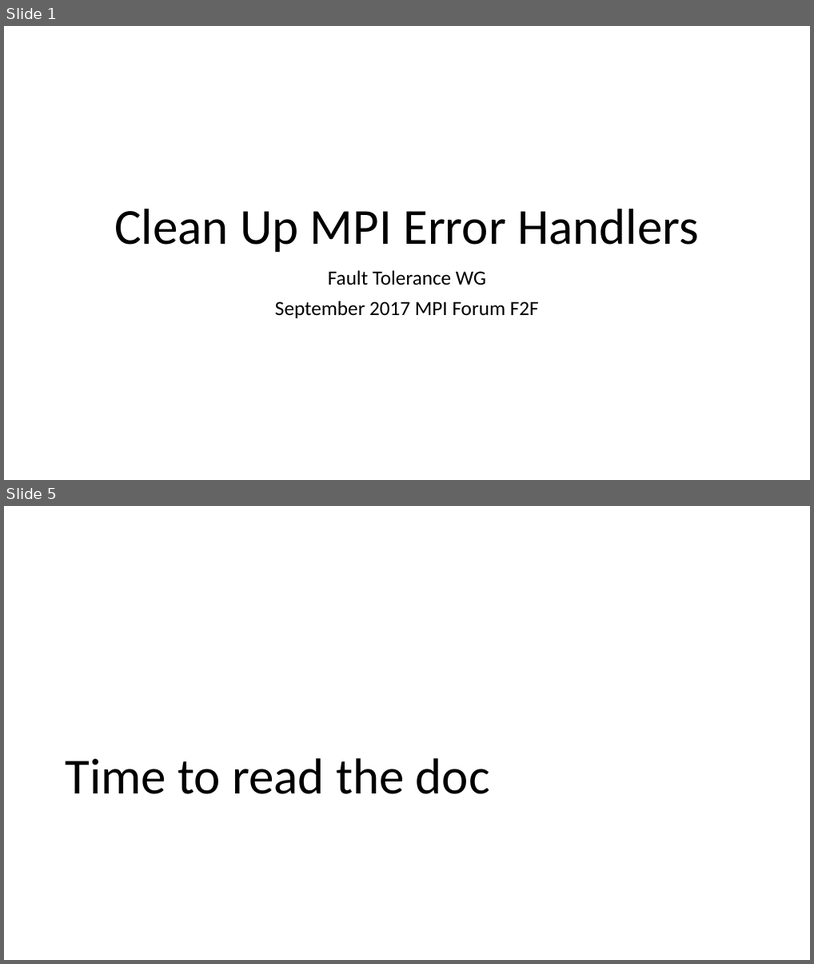
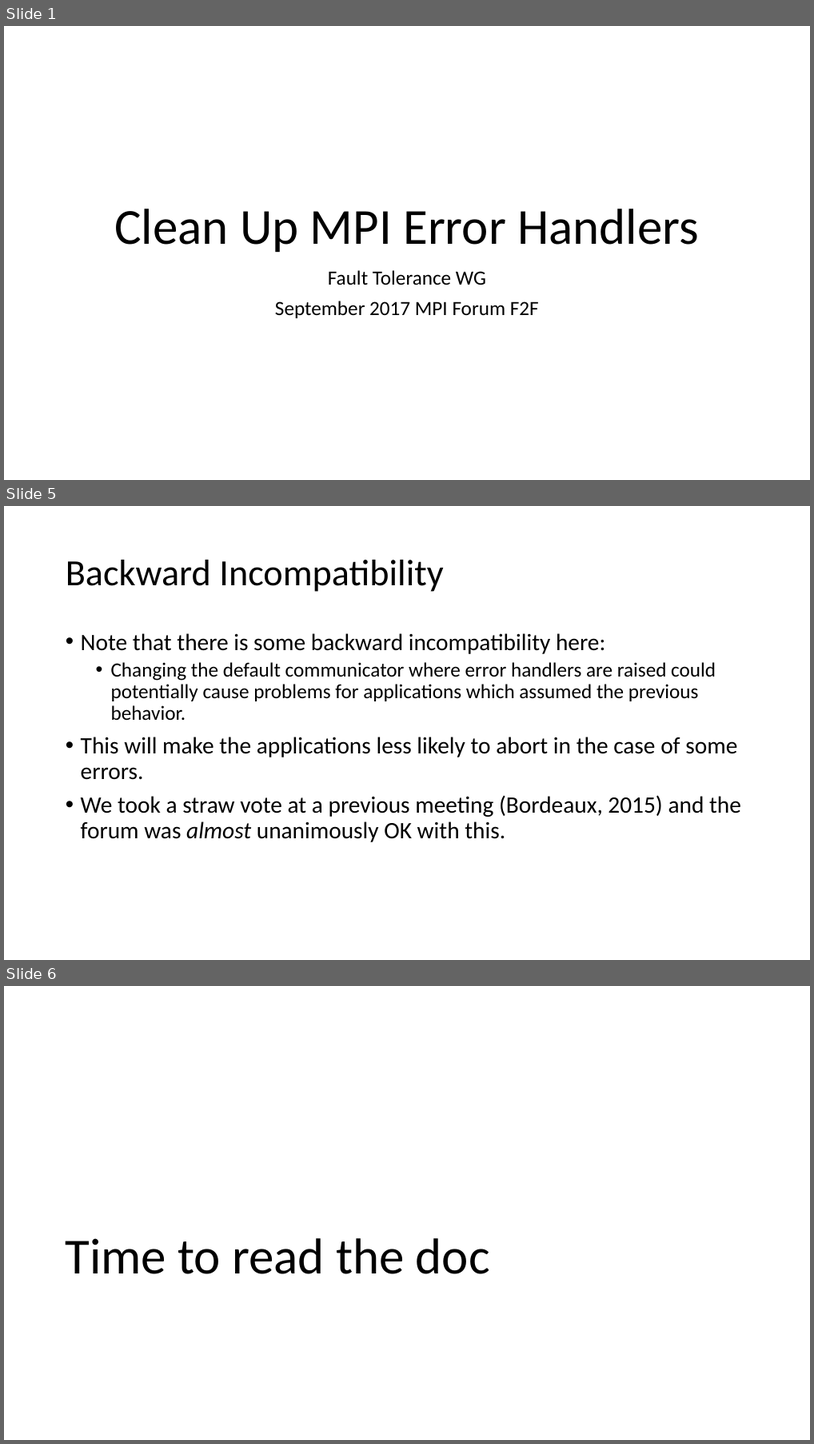
Before and after one commit to mpiwg-ft/ft-issues, a slide deck: slides/2017-09-21-Error-Handlers-Reading.pptx. Shown one above the other, each under a label of ours: slides 1 and 5 before the commit, slides 1, 5 and 6 after it; the slides between them are not shown. The pictures are 814x964 and 814x1444 pixels, drawn with LibreOffice and Linux fonts; fonts in the diff are those of the drawing. Boxes give left, top, right and bottom in pixels: in the first picture for what was removed or moved away, otherwise in the second. Text is boxed around its words. In the diff, an @@ line names an element or a change of style, - is before the commit and + after.

```diff
--- a/slides/2017-09-21-Error-Handlers-Reading.pptx
+++ b/slides/2017-09-21-Error-Handlers-Reading.pptx
@@ slide 5 added at <box>4,506,810,960</box>, background #FFFFFF @@
@@ title added at <box>66,560,443,592</box>, 44 pt, text #000000 @@
+Backward Incompatibility
@@ text added at <box>81,633,742,842</box>, 28 pt, text #000000 @@
+• Note that there is some backward incompatibility here:
+  • Changing the default communicator where error handlers are raised could potentially cause problems for applications which assumed the previous behavior.
+• This will make the applications less likely to abort in the case of some errors.
+• We took a straw vote at a previous meeting (Bordeaux, 2015) and the forum was almost unanimously OK with this.
@@ what was slide 5 is now slide 6 @@
```
Also in this commit, not shown: 3 slides changed, 1 other slide added, 1 other file.
